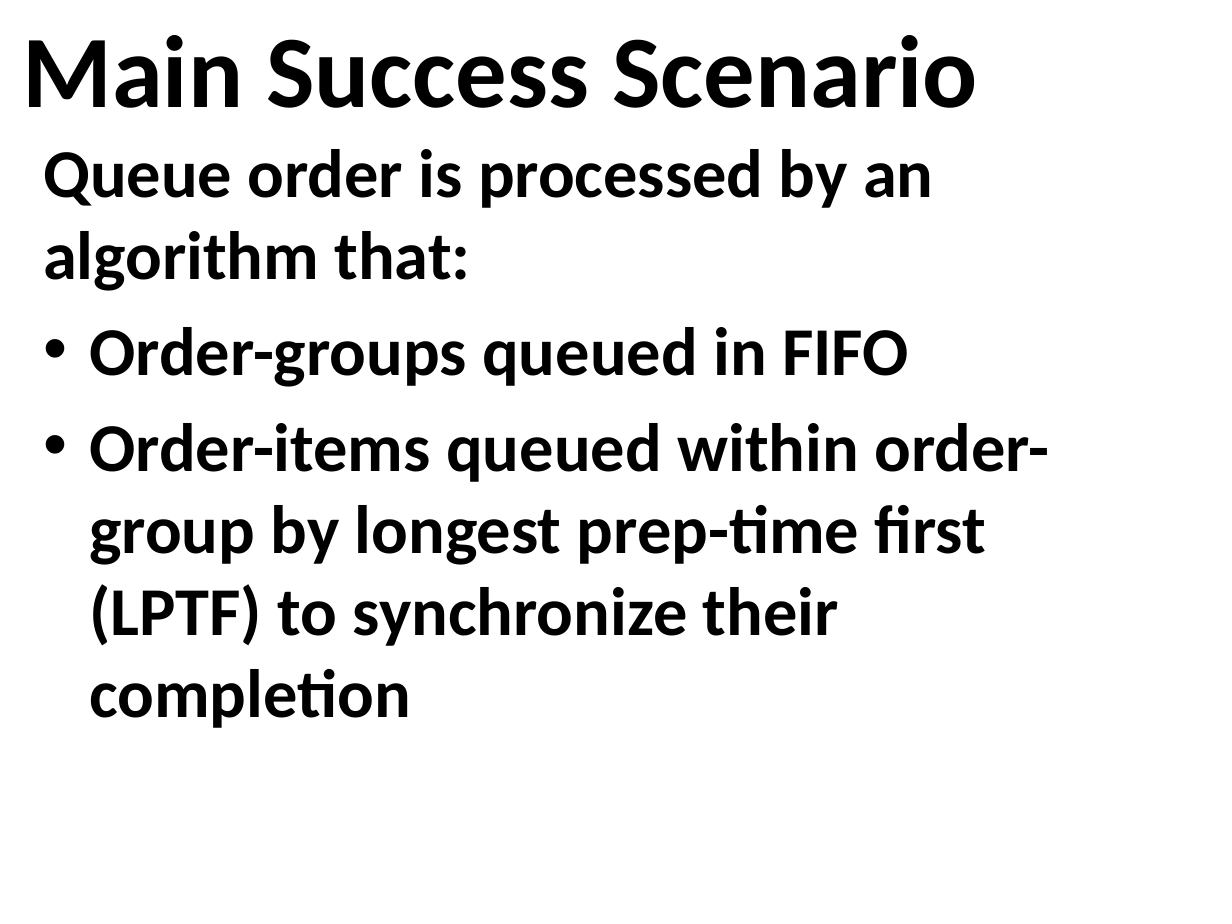
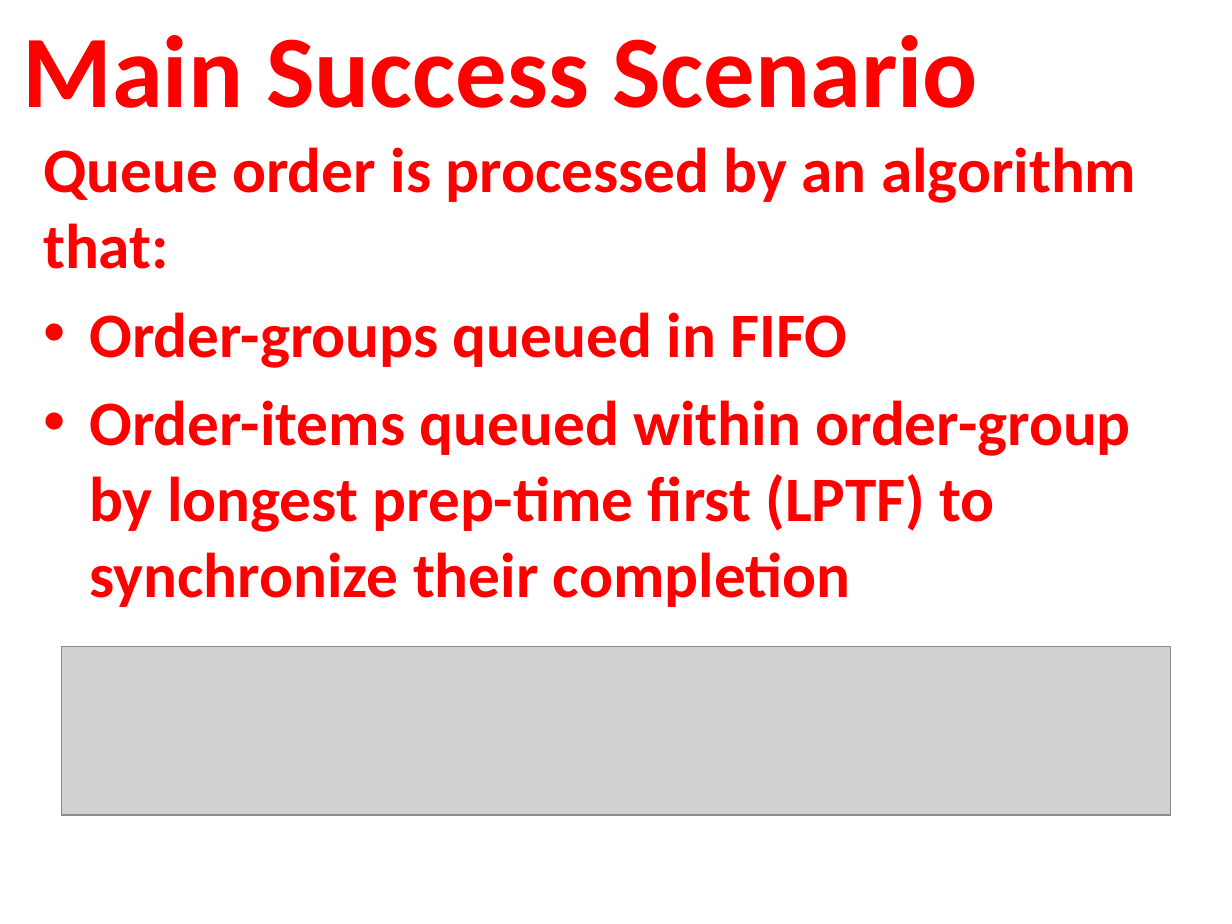
Before and after one commit to osmihi/Capstone, a slide deck: slide 21 of Project Documents/Group3_Presentation1_Capstone.pptx (slide 16 before the commit). Drawn at 1232x924 pixels with LibreOffice and Linux fonts; fonts in the diff are those of the drawing; grey boxes stand for pictures; background and template pictures are left out. Boxes give left, top, right and bottom in pixels: in the first picture for what was removed or moved away, otherwise in the second. Text is boxed around its words. In the diff, an @@ line names an element or a change of style, - is before the commit and + after.

```diff
--- a/Project Documents/Group3_Presentation1_Capstone.pptx
+++ b/Project Documents/Group3_Presentation1_Capstone.pptx
@@ title "Main Success Scenario" at (23, 35, 977, 108): text colour #000000 to #FF0000 @@
@@ text "Queue order is processed by ..." at (43, 147, 1136, 607): size 40 to 37 pt, text colour #000000 to #FF0000 @@
@@ picture added at (62, 647, 1170, 816) @@
```
Also in this commit, not shown: 8 other slides changed, 5 slides added.
